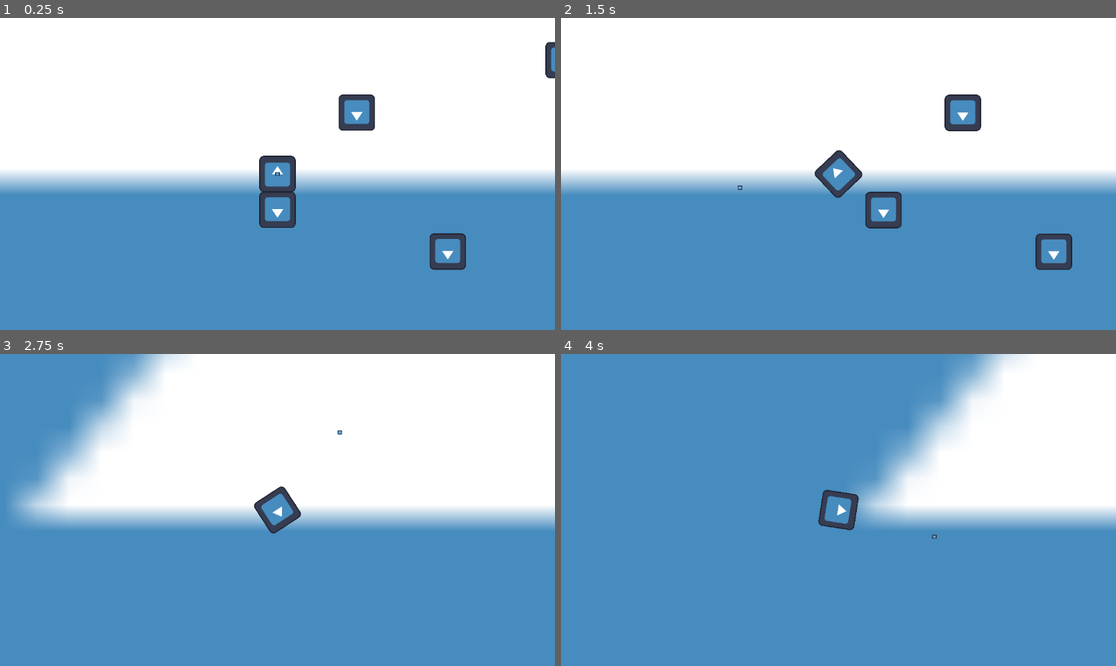
Above: before the commit, frames 1-4 (two rows, left to right).
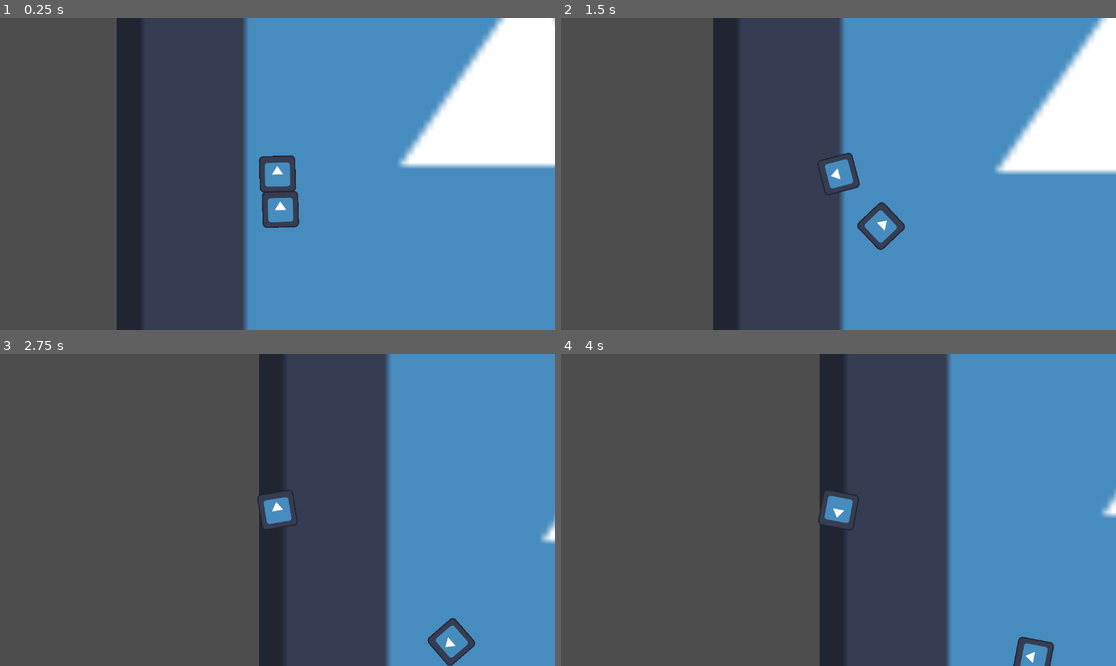
Above: after the commit, the same moments.

Repository: Eagleast/No_platform_the_game
Game: Godot game, scene res://Scenes/jumper_scene.tscn
Two runs of this game, one before a commit and one after it. Both use one fixed random seed, a clock stepped at 60 frames per second and the inputs below. The engine's default icon, where the game draws it, is replaced by a stand-in: a white triangle on a blue panel in a dark square.
Inputs (mouse positions are in pixels of both pictures, inside the frame that each line leads up to):
- Up to frame 1 (0.25 s): no input
- Up to frame 2 (1.5 s): move the mouse to (960, 158) at 0.52 s; hold Space (jump) 0.53-1.28 s; tap Enter at 1.25 s; move the mouse to (727, 189) at 1.27 s; tap Space (jump) at 1.35 s
- Up to frame 3 (2.75 s): tap Space (jump) at 1.52, 1.82 s; move the mouse to (333, 441) at 2.02 s; hold Space (jump) from 2.03 s (still down)
- Up to frame 4 (4 s): move the mouse to (810, 572) at 2.77 s; release Space (jump) at 2.78 s; tap Space (jump) at 2.85, 3.02, 3.32 s; move the mouse to (1005, 556) at 3.52 s; hold Space (jump) from 3.53 s (still down)

The runs differ from the first frame. In frame 1, 67% of the frame differs, in the area x 0-100%, y 0-100%; in frame 2, 73%; in frame 3, 87%; in frame 4, 86%.

Commit message:
cleanup
cleanup de trucs

Diff:
--- a/Scenes/jumper_scene.tscn
+++ b/Scenes/jumper_scene.tscn
@@ -1,52 +1,52 @@
-[gd_scene load_steps=6 format=3 uid="uid://8l50u8maqmrn"]
+[gd_scene load_steps=5 format=3 uid="uid://8l50u8maqmrn"]
 
 [ext_resource type="PackedScene" uid="uid://dvr0nl20r1wci" path="res://Scenes/jumper.tscn" id="1_csb1s"]
 [ext_resource type="Texture2D" uid="uid://brtt04gm73rop" path="res://icon.svg" id="1_jxg68"]
 [ext_resource type="PackedScene" uid="uid://c1j1gype5kvjh" path="res://Scenes/platform_movable.tscn" id="3_nln7u"]
-[ext_resource type="PackedScene" uid="uid://cjbn82ei1uxwk" path="res://Scenes/debug_marker.tscn" id="4_wtgdy"]
-[ext_resource type="PackedScene" uid="uid://dtd4b0703cc0a" path="res://Scenes/platform_not_moving.tscn" id="5_m8ckb"]
+
+[sub_resource type="RectangleShape2D" id="RectangleShape2D_mfd2g"]
+size = Vector2(4.34, 29.705)
 
 [node name="jumper_scene" type="Node2D"]
 
 [node name="Sprite2D2" type="Sprite2D" parent="."]
-position = Vector2(98, -224)
-scale = Vector2(113.336, 92.1172)
+position = Vector2(881, -65.25)
+scale = Vector2(22.6563, 21.9102)
 texture = ExtResource("1_jxg68")
-metadata/_edit_lock_ = true
-
-[node name="sol" parent="." instance=ExtResource("3_nln7u")]
-position = Vector2(1849, -371)
 
 [node name="Jumper" parent="." instance=ExtResource("1_csb1s")]
+position = Vector2(-324, -51)
+max_jump_vel = 1500.0
+time_to_max_jump = 1.0
 
-[node name="sol2" parent="." instance=ExtResource("3_nln7u")]
-position = Vector2(1256, -26)
+[node name="outside_walls" type="Node2D" parent="."]
 
-[node name="sol3" parent="." instance=ExtResource("3_nln7u")]
-position = Vector2(1572, -372)
+[node name="StaticBody2D" type="StaticBody2D" parent="outside_walls"]
 
-[node name="sol4" parent="." instance=ExtResource("3_nln7u")]
-position = Vector2(1294, -374)
+[node name="CollisionShape2D" type="CollisionShape2D" parent="outside_walls/StaticBody2D"]
+position = Vector2(-783, -107)
+scale = Vector2(100, 100)
+shape = SubResource("RectangleShape2D_mfd2g")
 
-[node name="sol5" parent="." instance=ExtResource("3_nln7u")]
-position = Vector2(1562, -577)
+[node name="CollisionShape2D2" type="CollisionShape2D" parent="outside_walls/StaticBody2D"]
+position = Vector2(2561, -107)
+scale = Vector2(100, 100)
+shape = SubResource("RectangleShape2D_mfd2g")
 
-[node name="Marker2D" parent="." instance=ExtResource("4_wtgdy")]
+[node name="CollisionShape2D3" type="CollisionShape2D" parent="outside_walls/StaticBody2D"]
+position = Vector2(870.75, -1692)
+rotation = 1.5708
+scale = Vector2(100, 100)
+shape = SubResource("RectangleShape2D_mfd2g")
 
-[node name="StaticBody2D" parent="." instance=ExtResource("5_m8ckb")]
-position = Vector2(0, 59)
+[node name="CollisionShape2D4" type="CollisionShape2D" parent="outside_walls/StaticBody2D"]
+position = Vector2(903, 1560)
+rotation = 1.5708
+scale = Vector2(100, 100)
+shape = SubResource("RectangleShape2D_mfd2g")
 
-[node name="StaticBody2D5" parent="." instance=ExtResource("5_m8ckb")]
-position = Vector2(1330, 113)
+[node name="Environement" type="Node2D" parent="."]
+position = Vector2(2.08165e-12, 2.08165e-12)
 
-[node name="StaticBody2D6" parent="." instance=ExtResource("5_m8ckb")]
-position = Vector2(1174, 113)
-
-[node name="StaticBody2D2" parent="." instance=ExtResource("5_m8ckb")]
-position = Vector2(279, -283)
-
-[node name="StaticBody2D3" parent="." instance=ExtResource("5_m8ckb")]
-position = Vector2(599, 206)
-
-[node name="StaticBody2D4" parent="." instance=ExtResource("5_m8ckb")]
-position = Vector2(1007, -468)
+[node name="sol" parent="Environement" instance=ExtResource("3_nln7u")]
+position = Vector2(6, 120)
--- a/Scenes/platform_movable.tscn
+++ b/Scenes/platform_movable.tscn
@@ -4,10 +4,10 @@
 [ext_resource type="Texture2D" uid="uid://brtt04gm73rop" path="res://icon.svg" id="1_iw2k4"]
 
 [sub_resource type="RectangleShape2D" id="RectangleShape2D_ma3fa"]
-size = Vector2(248, 20)
+size = Vector2(128.686, 129.87)
 
 [sub_resource type="RectangleShape2D" id="RectangleShape2D_6nx1j"]
-size = Vector2(255, 51)
+size = Vector2(10.3008, 12)
 
 [node name="sol" type="RigidBody2D" groups=["platform"]]
 position = Vector2(524, 390)
@@ -16,16 +16,17 @@
 script = ExtResource("1_b14m2")
 
 [node name="Sprite2D" type="Sprite2D" parent="."]
-scale = Vector2(-1.95, 0.36)
+position = Vector2(1, 3.8147e-06)
 texture = ExtResource("1_iw2k4")
 
 [node name="CollisionShape2D" type="CollisionShape2D" parent="."]
 position = Vector2(1, 0)
-scale = Vector2(1, 2.22)
+rotation = 3.14159
 shape = SubResource("RectangleShape2D_ma3fa")
 
 [node name="Area2D" type="Area2D" parent="." groups=["platform"]]
 
 [node name="CollisionShape2D" type="CollisionShape2D" parent="Area2D"]
-position = Vector2(0.5, -0.5)
+position = Vector2(2.08165e-12, 2.08165e-12)
+scale = Vector2(1, 0.999999)
 shape = SubResource("RectangleShape2D_6nx1j")
--- a/Scripts/jumper.gd
+++ b/Scripts/jumper.gd
@@ -1,24 +1,25 @@
 extends RigidBody2D
 const SPEED = 300.0
-const JUMP_VELOCITY = -700.0
-@onready var area_2d = $Area2D
-var mass_player = 100
+var jump_force = 0.0
 var is_sticking = false
 var body_on_which_sticked
 var tr_ci_collider_to_ball = Transform2D()
 var jumping = false
+var starting_pos = Vector2(0,0)
+var jump_velocity = Vector2(0,0)
+# Get the gravity from the project settings to be synced with RigidBody nodes.
+var gravity = ProjectSettings.get_setting("physics/2d/default_gravity")
+@export var max_jump_vel:float
+@export var time_to_max_jump:float
+
 @onready var timer = $Timer
 @onready var marker_2d = $"../Marker2D"
 @onready var jumper = $"."
-var jump_force = 0
+@onready var area_2d = $Area2D
 
-@export var max_jump_vel:float
-@export var time_to_max_jump:float
-
-# Get the gravity from the project settings to be synced with RigidBody nodes.
-var gravity = ProjectSettings.get_setting("physics/2d/default_gravity")
 
 func _ready():
+	position = starting_pos
 	# Enable the logging of 5 collisions.
 	set_contact_monitor(true)
 	set_max_contacts_reported(5)
@@ -27,7 +28,6 @@
 	set_use_custom_integrator(false)
 
 func _process(delta):
-	update_marker()
 	if Input.is_action_pressed("jump") and is_sticking:
 		add_jump_force(delta)
 	if Input.is_action_just_released("jump") and is_sticking:
@@ -35,9 +35,12 @@
 		is_sticking = false
 		set_use_custom_integrator(false)
 		jump()
+	if Input.is_action_pressed("reset"):
+		game_over()
 
 func _integrate_forces(body_state):
-	update_marker()
+	if Input.is_action_pressed("reset"):
+		game_over()
 	if is_sticking == false && body_state.get_contact_count() == 1 and not jumping:
 		is_sticking = true
 		#set jumper velocity to 0 so the old velocity doesnt add up in next jump
@@ -59,8 +62,7 @@
 		# In other words: "world->collider (at latest news), and then, collider->ball (like at the collision instant)".
 
 		global_transform = body_on_which_sticked.get_global_transform() * tr_ci_collider_to_ball
-
-func pushing_platforms(jump_force):
+func pushing_platforms(jumping_force):
 	var colliding_bodys = get_colliding_bodies()
 	var colliding_platforms = []
 
@@ -68,7 +70,7 @@
 		if colliding_bodys[i].is_in_group("platform"):
 			colliding_platforms.append(colliding_bodys[i])
 	for j in range(len(colliding_platforms)):
-		colliding_platforms[j].impulse(position, jump_force, mass)
+		colliding_platforms[j].impulse(position, jumping_force, mass)
 		print("impulse sent")
 
 # saute dans la direction du curseur et
@@ -84,7 +86,7 @@
 	#on normalize le vecteur pour ensuite lui appliquer la force voulu
 	var true_jump_dir = - jump_direction.normalized()
 	#valeur finale du saut il faut remplacer jump velocity pour que le joueur puisse regler la puissance du saut
-	var jump_velocity =- true_jump_dir * jump_force
+	jump_velocity =- true_jump_dir * jump_force
 	#jumping true dure la durée du timer pour entre autre empecher jumper de se recoller a la deuxieme frame du saut
 	pushing_platforms(jump_velocity)
 	jumping = true
@@ -93,15 +95,11 @@
 	jump_force = 0
 
 	#updates the position of the debug marker (not working rn)
+
 func update_marker():
-	var screen_size = get_window().size
-	var mouse_pos = get_viewport().get_mouse_position()
-	var jump_direction = mouse_pos - Vector2(screen_size /2)
-	var true_jump_dir = - jump_direction.normalized()
-	var jump_force = true_jump_dir * JUMP_VELOCITY
-	marker_2d.update_pos(jump_force / 2 + position)
+	marker_2d.update_pos(jump_velocity / 2 + position)
+	#timer pour que jumper ne puisse pas se reacrcher instantanément après avoir sauté
 
-	#timer pour que jumper ne puisse pas se reacrcher instantanément après avoir sauté
 func _on_timer_timeout():
 	jumping = false
 	pass # Replace with function body.
@@ -111,3 +109,10 @@
 	if jump_force >= max_jump_vel:
 		jump_force = max_jump_vel
 	print(jump_force)
+
+func game_over():
+	respawn()
+	respawn()
+	is_sticking = false
+func respawn():
+	set_position(starting_pos)
--- a/Scripts/platform_movable.gd
+++ b/Scripts/platform_movable.gd
@@ -1,6 +1,4 @@
 extends RigidBody2D
-
-
 
 func impulse(mass_pos, jump_dir,mass_player):
 	apply_impulse(-jump_dir * mass_player / mass,mass_pos-position)
--- a/project.godot
+++ b/project.godot
@@ -41,3 +41,8 @@
 "events": [Object(InputEventKey,"resource_local_to_scene":false,"resource_name":"","device":-1,"window_id":0,"alt_pressed":false,"shift_pressed":false,"ctrl_pressed":false,"meta_pressed":false,"pressed":false,"keycode":0,"physical_keycode":32,"key_label":0,"unicode":32,"echo":false,"script":null)
 ]
 }
+reset={
+"deadzone": 0.5,
+"events": [Object(InputEventKey,"resource_local_to_scene":false,"resource_name":"","device":-1,"window_id":0,"alt_pressed":false,"shift_pressed":false,"ctrl_pressed":false,"meta_pressed":false,"pressed":false,"keycode":0,"physical_keycode":82,"key_label":0,"unicode":114,"echo":false,"script":null)
+]
+}
